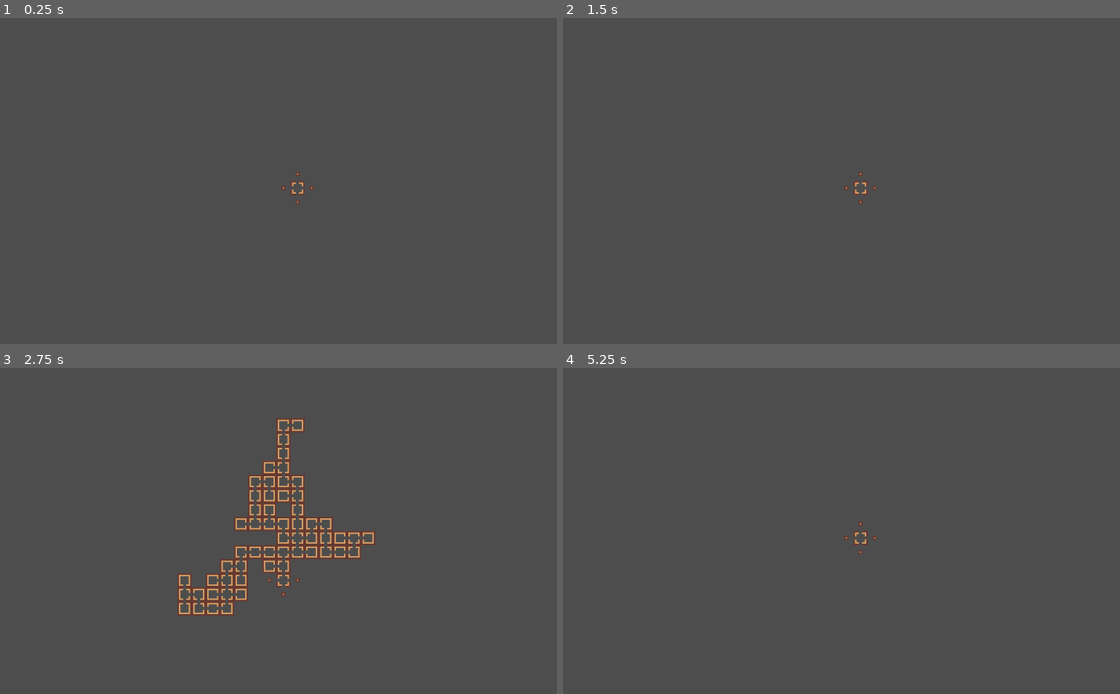
Above: before the commit, frames 1-4 (two rows, left to right).
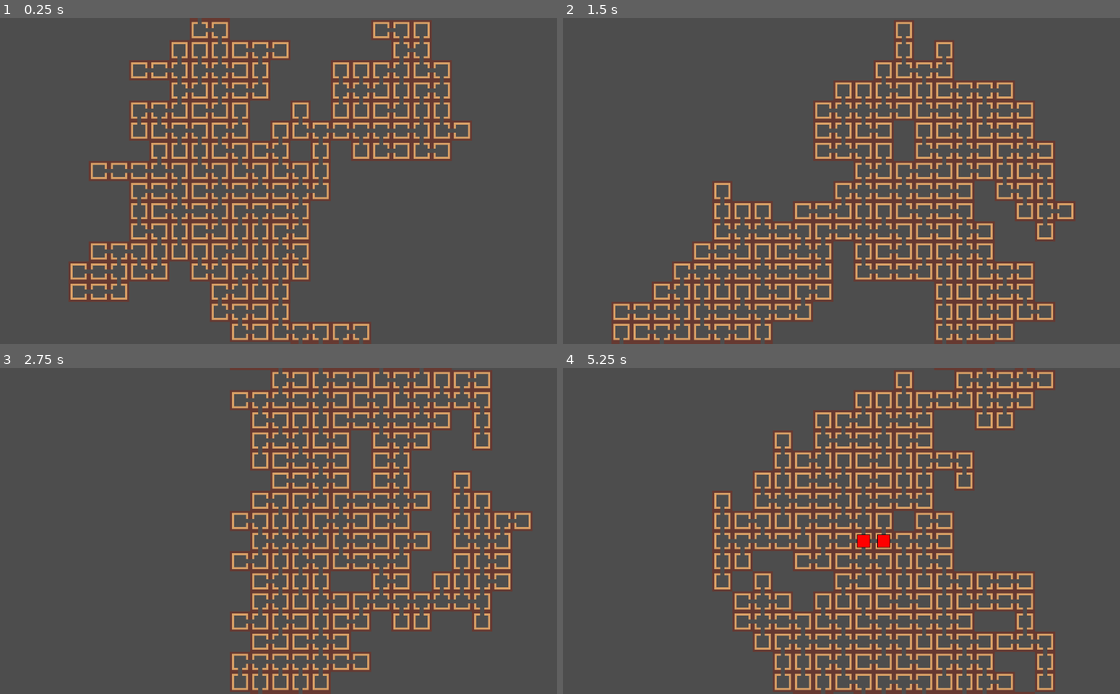
Above: after the commit, the same moments.

Repository: TreacherousDev/Treacherous
Game: Godot game, scene res://main/map_generator/map_generator.tscn
The game is run twice, just before and just after one commit, with the same random seed, the same clock (stepped at 60 frames per second) and the same inputs.
Inputs (mouse positions are in pixels of both pictures, inside the frame that each line leads up to):
- Up to frame 1 (0.25 s): no input
- Up to frame 2 (1.5 s): tap Enter (ui_accept) at 0.5, 0.77, 1.25 s; move the mouse to (980, 164) at 0.52 s; hold Up (ui_up) 0.53-1.28 s; click (980, 164) at 0.67 s; move the mouse to (735, 197) at 1.27 s
- Up to frame 3 (2.75 s): tap Enter (ui_accept) at 1.52, 2 s; move the mouse to (350, 459) at 2.02 s; hold Up (ui_up) from 2.03 s (still down)
- Up to frame 4 (5.25 s): move the mouse to (824, 596) at 2.77 s; click (824, 596) at 2.92 s; tap Enter (ui_accept) at 3.02, 3.5, 3.77, 4.25, 4.52, 5 s; move the mouse to (1025, 579) at 3.52 s; release Up (ui_up) at 3.53 s; move the mouse to (679, 482) at 4.27 s; move the mouse to (880, 531) at 5.02 s; click (880, 531) at 5.17 s

The runs differ from the first frame. In frame 1, 20% of the frame differs, in the area x 12-85%, y 0-100%; in frame 2, 22%; in frame 3, 22%; in frame 4, 22%, in the area x 26-89%, y 0-100%.

Commit message:
release candidate 2

Diff:
--- a/main/icon.tscn
+++ /dev/null
@@ -1,7 +0,0 @@
-[gd_scene load_steps=2 format=3 uid="uid://dr2rslue3b8c0"]
-
-[ext_resource type="Texture2D" uid="uid://dhu2qqms0ltfj" path="res://main/Red_Square.svg.png" id="1_cfnln"]
-
-[node name="Icon" type="Sprite2D"]
-scale = Vector2(0.025, 0.025)
-texture = ExtResource("1_cfnln")
--- a/main/map_generator/map_generator.gd
+++ b/main/map_generator/map_generator.gd
@@ -30,16 +30,14 @@
 
 func _ready():
 	randomize()
-	rng.set_seed(3)
+	rng.set_seed(randi())
 	start()
 
+# Enter: Reload Map
+# Esc: Quit Game
 func _process(_delta):
 	if Input.is_action_just_pressed("ui_accept"):
 		get_tree().reload_current_scene()
-	if Input.is_action_just_pressed("ui_up"):
-		run_algorithm()
-		print(map_size)
-		print(rng.seed)
 	if Input.is_key_pressed(KEY_ESCAPE):
 		get_tree().quit()
 
@@ -64,7 +62,7 @@
 	cell_depth[start_from] = 0
 	mark_cells_to_fill_next(start_from)
 	active_cells.append(start_from)
-#	run_algorithm()
+	run_algorithm()
 
 ## Tracker for how many times the run_algorithm() function executes
 var iterations: int = 0
@@ -277,14 +275,18 @@
 	if current_map_size + rooms_expected_next_iteration >= map_size:
 		force_spawn_closing_room(parent_direction, room_selection)
 
-	####################
-	# EDITABLE PORTION #
-	####################
-
-	if rooms_expected_next_iteration > 1:
+	####################################################################
+	# EDITABLE PORTION: YOUR CUSTOM MAP CONDITIONS GO BELOW THIS LINE  #
+	# USE THE FUNCTIONS LISTED BELOW TO MANIPPULATE THE ROOM SELECTION #
+	####################################################################
+
+	# sample 1: prevents the map from branching more than 10 branching paths per iteration
+	if rooms_expected_next_iteration > 10:
 		force_spawn_closing_room(parent_direction, room_selection)
-#		if tiles_expected_next_iteration < 2:
-#		delete_room_from_pool(parent_direction, room_selection#
+	# sample 2: prevents the map from having less than 4 branching paths per iteration
+	if rooms_expected_next_iteration > 4:
+		delete_room_from_pool(parent_direction, room_selection)
+################################################################################################
 
 #ADD ROOM TO POOL
 #input: room added to pool and how many times to add
@@ -319,12 +321,12 @@
 ########################################
 
 enum expand_modes {MAX, MIN, RANDOM, CUSTOM}
-## How map expansion is handled [br]
-## max: picks a room from the highest available depth [br]
-## min: picks a room from the lowest available depth  [br]
-## random: picks a room from a random available depth [br]
-## custom: picks a room from a custom available depth [br]
-@export var expand_mode := expand_modes.MIN
+## How map expansion is handled when active cells run out [br]
+## Max: picks a room from the highest  depth [br]
+## Min: picks a room from the lowest  depth  [br]
+## Random: picks a room from a random  depth [br]
+## Custom: picks a room from a custom  depth [br]
+@export var expand_mode := expand_modes.RANDOM
 
 ## list of rooms with only 1 opening direction
 var closing_rooms := []
@@ -399,8 +401,8 @@
 #input: array
 #output: random element inside the array
 func select_random_element(array: Array):
-	var max: int = array.size() - 1
-	var select_random : int = rng.randi_range(0, max)
+	var max_num: int = array.size() - 1
+	var select_random : int = rng.randi_range(0, max_num)
 	var selected_element = array[select_random]
 	return selected_element
 
--- a/main/map_generator/map_generator.tscn
+++ b/main/map_generator/map_generator.tscn
@@ -1,20 +1,22 @@
-[gd_scene load_steps=5 format=3 uid="uid://de2tm30oes8kq"]
+[gd_scene load_steps=5 format=3 uid="uid://dyux2g53g0eoo"]
 
-[ext_resource type="TileSet" uid="uid://16ab7u2fffpn" path="res://main/map_generator/map_generator.tres" id="1_w8utq"]
+[ext_resource type="TileSet" uid="uid://6qw2njg2vsa6" path="res://main/resources/map_generator.tres" id="1_j13j0"]
 [ext_resource type="Script" path="res://main/map_generator/map_generator.gd" id="2_uhxcg"]
 [ext_resource type="Script" path="res://main/map_generator/draw_path.gd" id="3_lgdg0"]
-[ext_resource type="PackedScene" uid="uid://dr2rslue3b8c0" path="res://main/icon.tscn" id="4_6b1q2"]
+[ext_resource type="PackedScene" uid="uid://crfmts8vvxs4a" path="res://main/map_generator/path_marker.tscn" id="4_h5yif"]
 
 [node name="Tilemap" type="TileMap" node_paths=PackedStringArray("draw_path")]
-tile_set = ExtResource("1_w8utq")
+tile_set = ExtResource("1_j13j0")
 cell_quadrant_size = 80
 format = 2
 script = ExtResource("2_uhxcg")
+map_size = 200
 draw_path = NodePath("DrawPath")
+batch_size = 5
 
 [node name="Camera2D" type="Camera2D" parent="."]
-zoom = Vector2(0.35, 0.35)
+zoom = Vector2(0.5, 0.5)
 
 [node name="DrawPath" type="Node2D" parent="."]
 script = ExtResource("3_lgdg0")
-icon = ExtResource("4_6b1q2")
+icon = ExtResource("4_h5yif")
--- /dev/null
+++ b/main/map_generator/path_marker.tscn
@@ -0,0 +1,7 @@
+[gd_scene load_steps=2 format=3 uid="uid://crfmts8vvxs4a"]
+
+[ext_resource type="Texture2D" uid="uid://dhu2qqms0ltfj" path="res://main/resources/Red_Square.svg.png" id="1_xtmch"]
+
+[node name="Icon" type="Sprite2D"]
+scale = Vector2(0.025, 0.025)
+texture = ExtResource("1_xtmch")
--- a/main/map_generator/map_generator.tres
+++ b/main/resources/map_generator.tres
@@ -1,9 +1,9 @@
-[gd_resource type="TileSet" load_steps=3 format=3 uid="uid://16ab7u2fffpn"]
+[gd_resource type="TileSet" load_steps=3 format=3 uid="uid://6qw2njg2vsa6"]
 
-[ext_resource type="Texture2D" uid="uid://c343d242aco0o" path="res://main/room_tilemaps.png" id="1_8gv1v"]
+[ext_resource type="Texture2D" uid="uid://c343d242aco0o" path="res://main/resources/room_tilemaps.png" id="1_pvs8g"]
 
 [sub_resource type="TileSetAtlasSource" id="TileSetAtlasSource_4ginc"]
-texture = ExtResource("1_8gv1v")
+texture = ExtResource("1_pvs8g")
 texture_region_size = Vector2i(80, 80)
 0:0/next_alternative_id = 3
 0:0/0 = 0
Renamed: main/Red_Square.svg.png -> main/resources/Red_Square.svg.png
Not shown, changed: main/resources/Red_Square.svg.png.import
Renamed: main/room_tilemaps.png -> main/resources/room_tilemaps.png
Not shown, changed: main/resources/room_tilemaps.png.import
